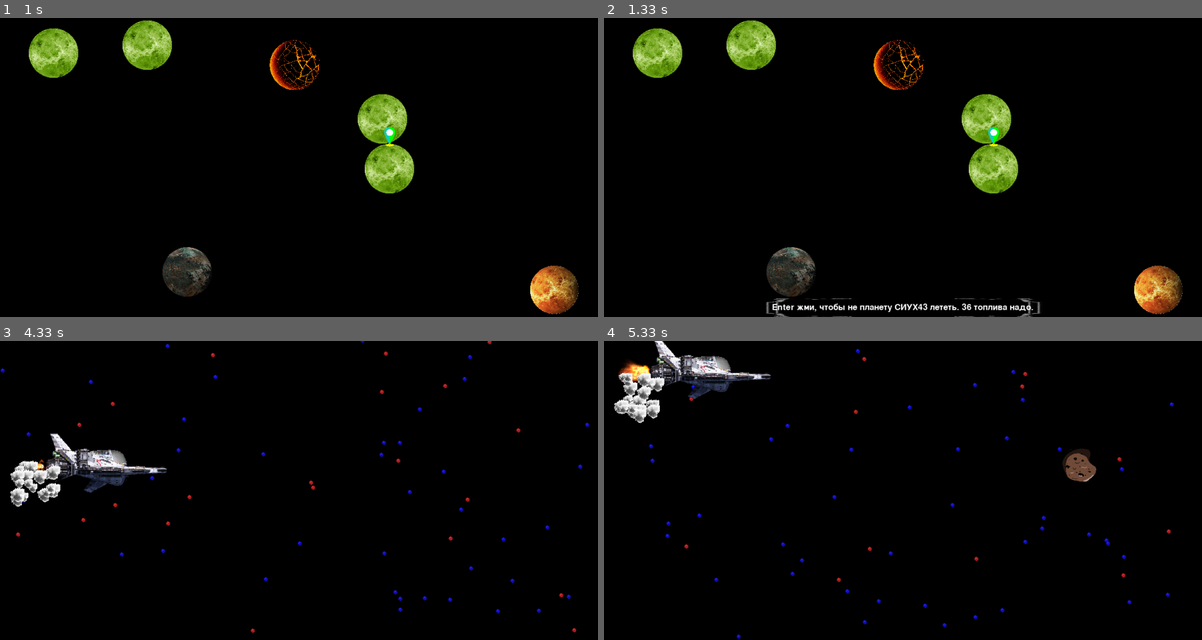
Above: before the commit, frames 1-4 (two rows, left to right).
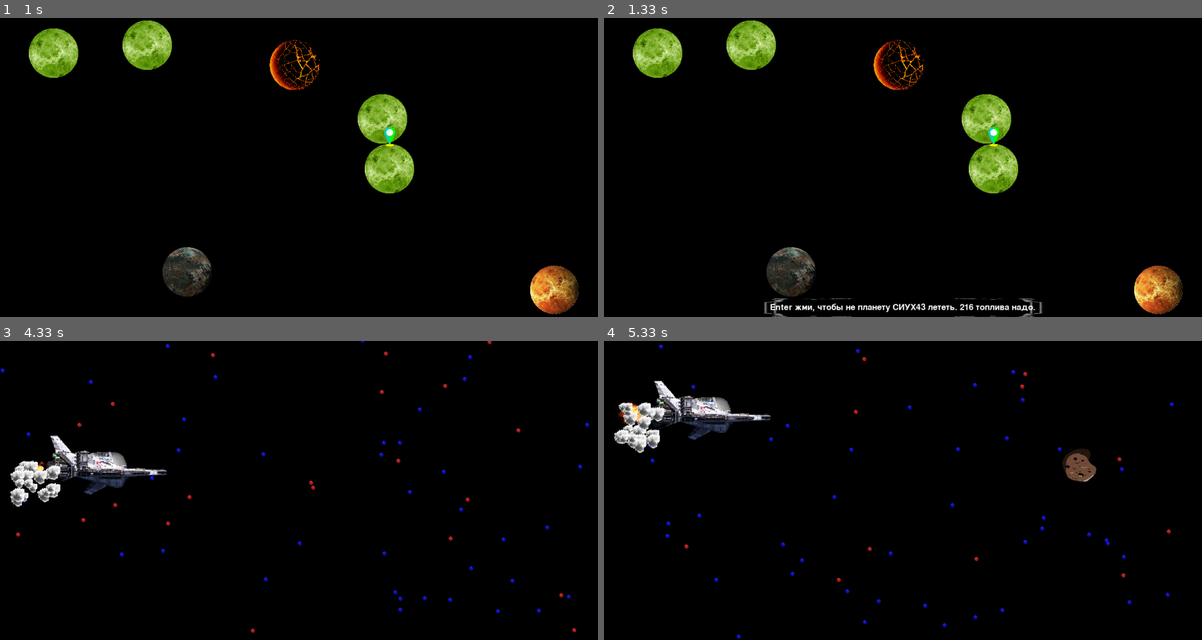
Above: after the commit, the same moments.

Repository: artjomereomin2/pygame_progect
Game: pygame game, started from main.py
The game is run twice, just before and just after one commit, with the same random seed, the same clock (stepped at 60 frames per second) and the same inputs.
Inputs (mouse positions are in pixels of both pictures, inside the frame that each line leads up to):
- Up to frame 1 (1 s): click "Новая игра" at 0.88 s
- Up to frame 2 (1.33 s): click (753, 44) at 1.22 s
- Up to frame 3 (4.33 s): tap Enter at 1.5 s; click (388, 385) at 1.88 s; click (143, 379) at 2.22 s; click (83, 481) at 2.55 s; click (299, 526) at 2.88 s; click (454, 538) at 3.22 s; click (418, 466) at 3.55 s; click (71, 424) at 3.88 s; click (101, 520) at 4.22 s
- Up to frame 4 (5.33 s): click (1112, 547) at 4.55 s; click (1034, 415) at 4.88 s; click (735, 523) at 5.22 s

Frame 1 is identical in both runs. In frame 2, 0.8% of the frame differs, in the area x 26-74%, y 93-100%; in frame 3, 1.2%; in frame 4, 4.5%, in the area x 1-28%, y 0-38%.

Commit message:
asking and bug fix **

Diff:
--- a/main.py
+++ b/main.py
@@ -161,7 +161,7 @@
 
 def new_game():
     global PLANETS, PLANET_NAMES, PLANET_TYPE, MERCHANTS, ship_level, player_planet, have
-    ship_level = 10
+    ship_level = 0
     planet_generator(7, 50, 50)
     player_planet = 0
     have = {x: 0 for x in goods}
@@ -853,7 +853,7 @@
         text_to_blit.pop(0)
     if text_to_blit:
         line = text_to_blit[0][0]
-        if datetime.datetime.now() - text_to_blit[0][1] <= datetime.timedelta(seconds=2):
+        if datetime.datetime.now() - text_to_blit[0][1] <= datetime.timedelta(seconds=5):
             font = pygame.font.Font(None, 25)
             text = font.render(line, True, (255, 255, 255))
             text_w = text.get_width()
